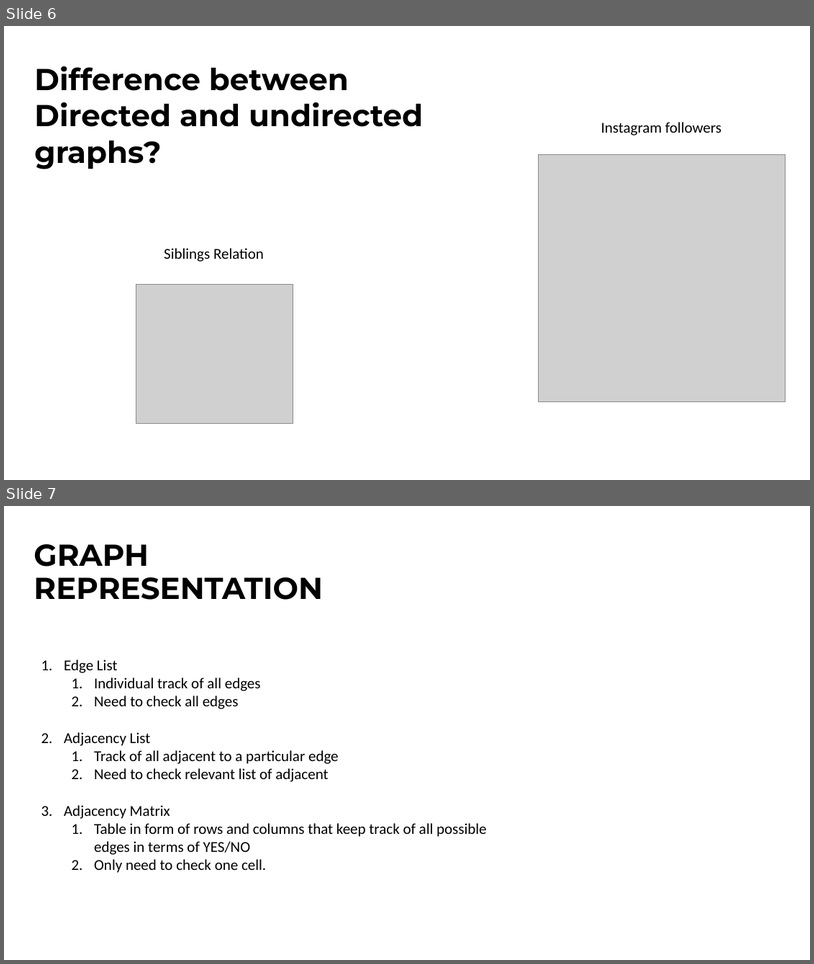
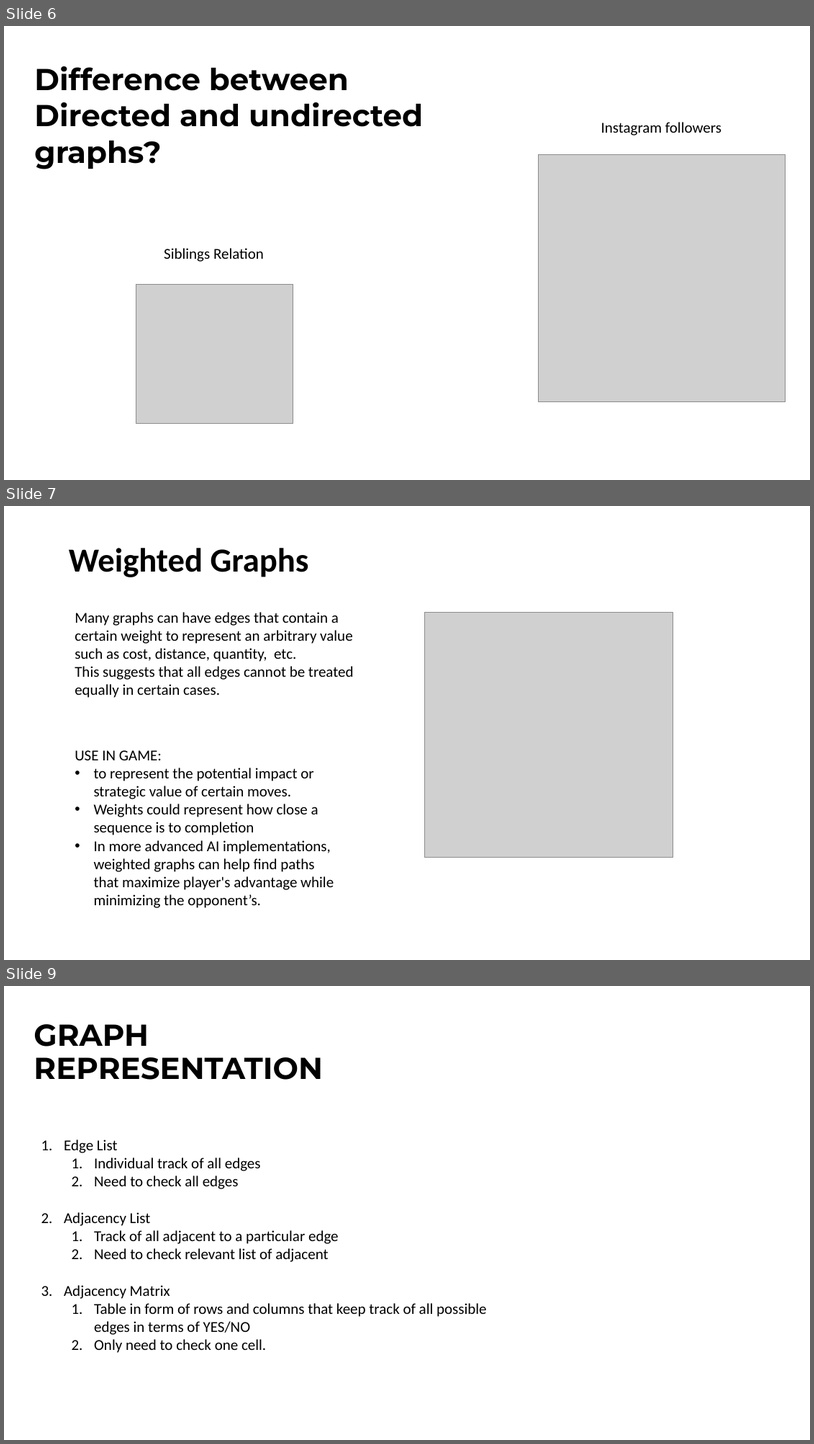
Before and after one commit to ibmbt/group5_graphtheory, a slide deck: group5_graphtheory.pptx. Shown one above the other, each under a label of ours: slides 6 and 7 before the commit, slides 6, 7 and 9 after it; the slides between them are not shown. The pictures are 814x964 and 814x1444 pixels, drawn with LibreOffice and Linux fonts; fonts in the diff are those of the drawing; grey boxes stand for pictures. Boxes give left, top, right and bottom in pixels: in the first picture for what was removed or moved away, otherwise in the second. Text is boxed around its words. In the diff, an @@ line names an element or a change of style, - is before the commit and + after.

```diff
--- a/group5_graphtheory.pptx
+++ b/group5_graphtheory.pptx
@@ slide 7 added at [4,506,810,960], background #FFFFFF @@
@@ text added at [69,548,309,577], 40 pt, text #000000, bold @@
+Weighted Graphs
@@ text added at [75,612,354,698], 18 pt, text #000000 @@
+Many graphs can have edges that contain a certain weight to represent an arbitrary value such as cost, distance, quantity, etc.
+This suggests that all edges cannot be treated equally in certain cases.
@@ picture added at [425,613,673,857] @@
@@ text added at [75,750,334,908], 18 pt, text #000000 @@
+USE IN GAME:
+• to represent the potential impact or strategic value of certain moves.
+• Weights could represent how close a sequence is to completion
+• In more advanced AI implementations, weighted graphs can help find paths that maximize player's advantage while minimizing the opponent’s.
@@ what was slide 7 is now slide 9 @@
```
Also in this commit, not shown: 2 other slides added, 2 other files.
